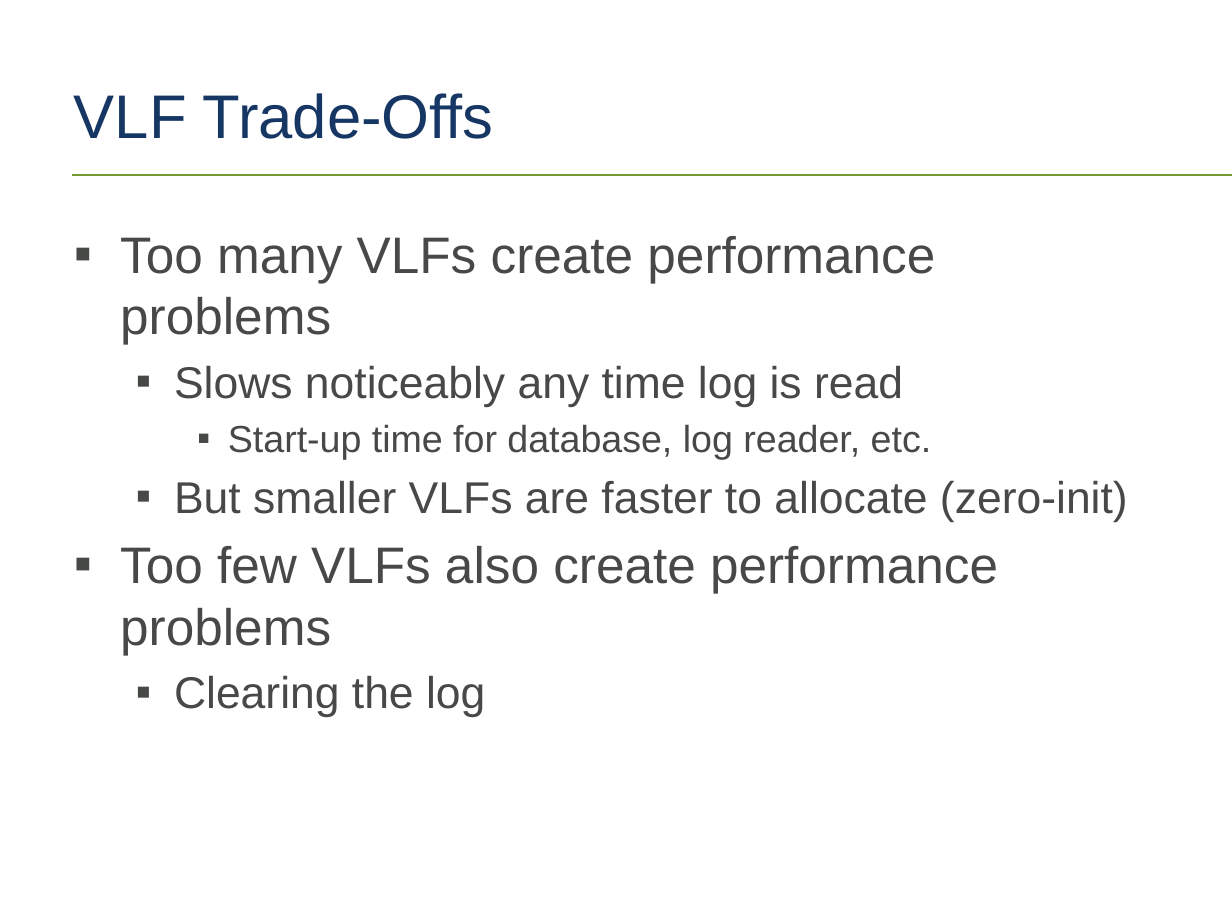
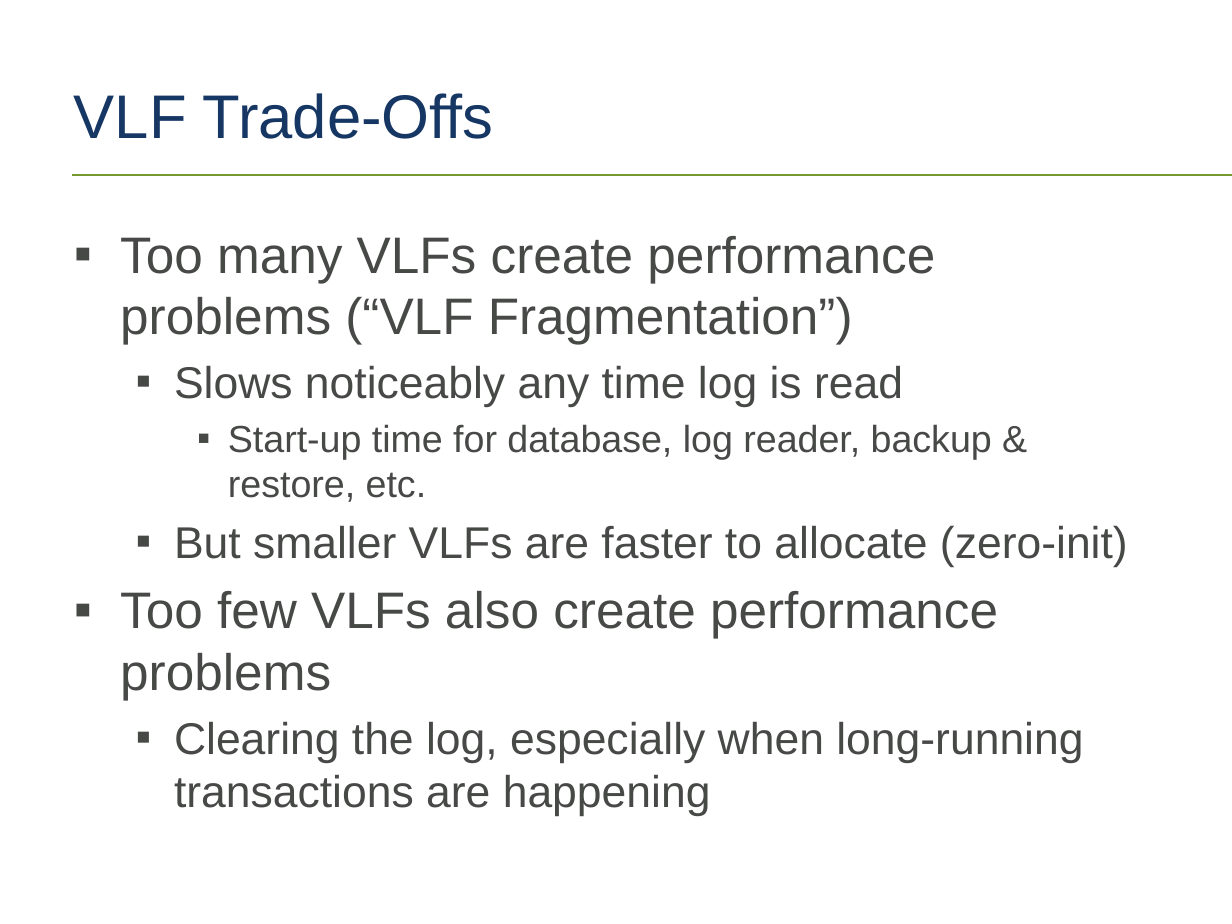
Before and after one commit to tf3604/LogFilePresentation, a slide deck: slide 36 of TransactionLog.pptx (slide 33 before the commit). Drawn at 1232x924 pixels with LibreOffice and Linux fonts; fonts in the diff are those of the drawing; background and template pictures are left out. Boxes give left, top, right and bottom in pixels: in the first picture for what was removed or moved away, otherwise in the second. Text is boxed around its words. In the diff, an @@ line names an element or a change of style, - is before the commit and + after.

```diff
--- a/TransactionLog.pptx
+++ b/TransactionLog.pptx
@@ text at (x1=120, y1=236, x2=935, y2=344): text changed @@
-▪ Too many VLFs create performance problems
+▪ Too many VLFs create performance problems (“VLF Fragmentation”)
@@ text at (x1=228, y1=424, x2=992, y2=502): text changed @@
-    ▪ Start-up time for database, log reader, etc.
+    ▪ Start-up time for database, log reader, backup & restore, etc.
@@ text at (x1=174, y1=721, x2=1083, y2=816): text changed @@
-  ▪ Clearing the log
+  ▪ Clearing the log, especially when long-running transactions are happening
```
Also in this commit, not shown: 3 slides added.
